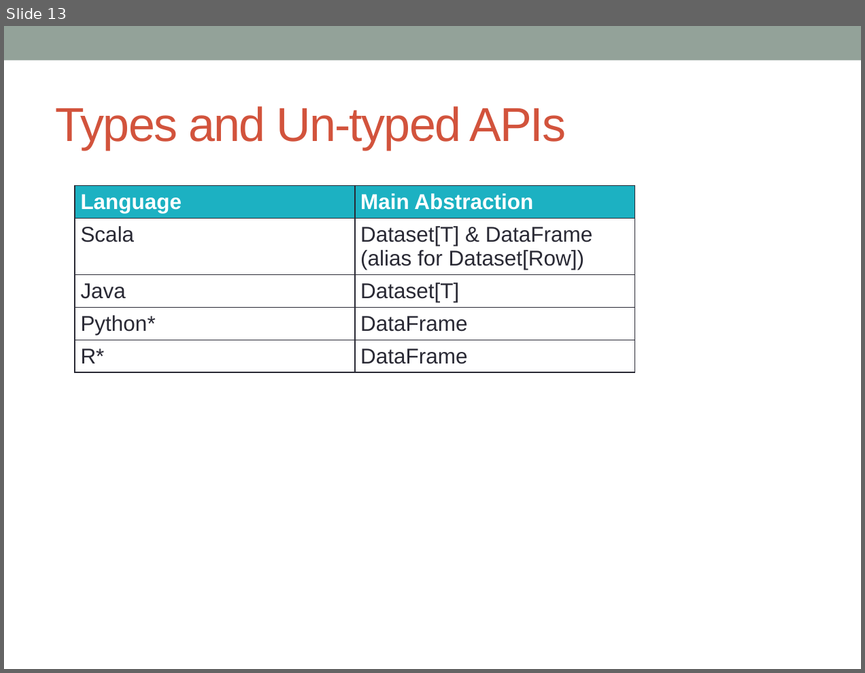
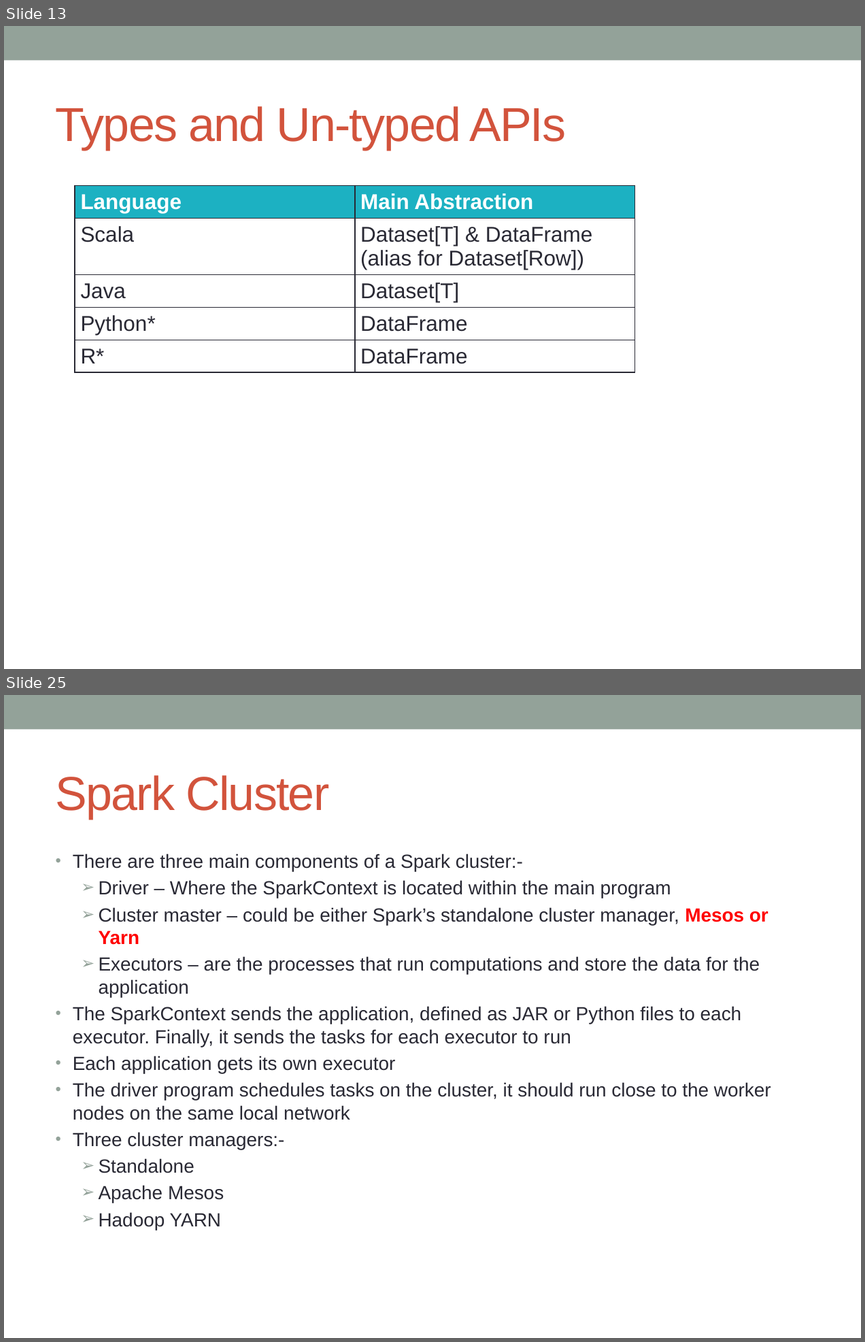
Before and after one commit to notionquest/ProjectDocumentation, a slide deck: Spark.pptx. Shown one above the other, each under a label of ours: slide 13 before the commit, slides 13 and 25 after it; the slides between them are not shown. The pictures are 865x673 and 865x1342 pixels, drawn with LibreOffice and Linux fonts; fonts in the diff are those of the drawing. Boxes give left, top, right and bottom in pixels: in the first picture for what was removed or moved away, otherwise in the second. Text is boxed around its words. In the diff, an @@ line names an element or a change of style, - is before the commit and + after.

```diff
--- a/Spark.pptx
+++ b/Spark.pptx
@@ slide 25 added at <box>4,695,861,1338</box>, background #FFFFFF; not listed: 1 template element that a slide beside it also shows @@
@@ title added at <box>56,775,329,819</box>, 40 pt, text #D2533C @@
+Spark Cluster
@@ text added at <box>73,853,771,1229</box>, 16 pt, text #292934 @@
+• There are three main components of a Spark cluster:-
+  ➢ Driver – Where the SparkContext is located within the main program
+  ➢ Cluster master – could be either Spark’s standalone cluster manager, Mesos or Yarn
+  ➢ Executors – are the processes that run computations and store the data for the application
+• The SparkContext sends the application, defined as JAR or Python files to each executor. Finally, it sends the tasks for each executor to run
+• Each application gets its own executor
+• The driver program schedules tasks on the cluster, it should run close to the worker nodes on the same local network
+• Three cluster managers:-
+  ➢ Standalone
+  ➢ Apache Mesos
+  ➢ Hadoop YARN
```
Also in this commit, not shown: 1 slide changed, 17 other slides added.
